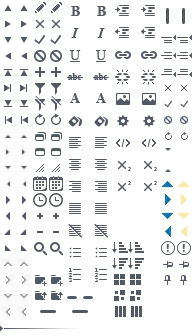
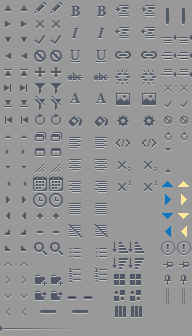
Layer changes from the first (192, 336) image to the second:
added layer "toolbar drag hover" in group "editor" over box(182, 289, 185, 304)
added layer "toolbar drag" in group "editor" over box(166, 289, 169, 304)
showed "gray" over box(0, 0, 192, 336)
